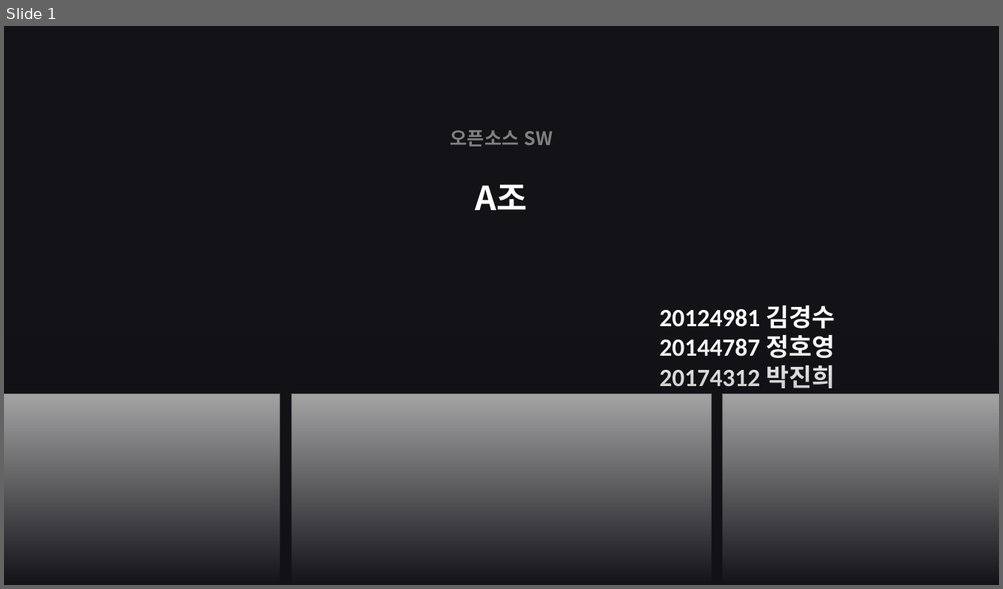
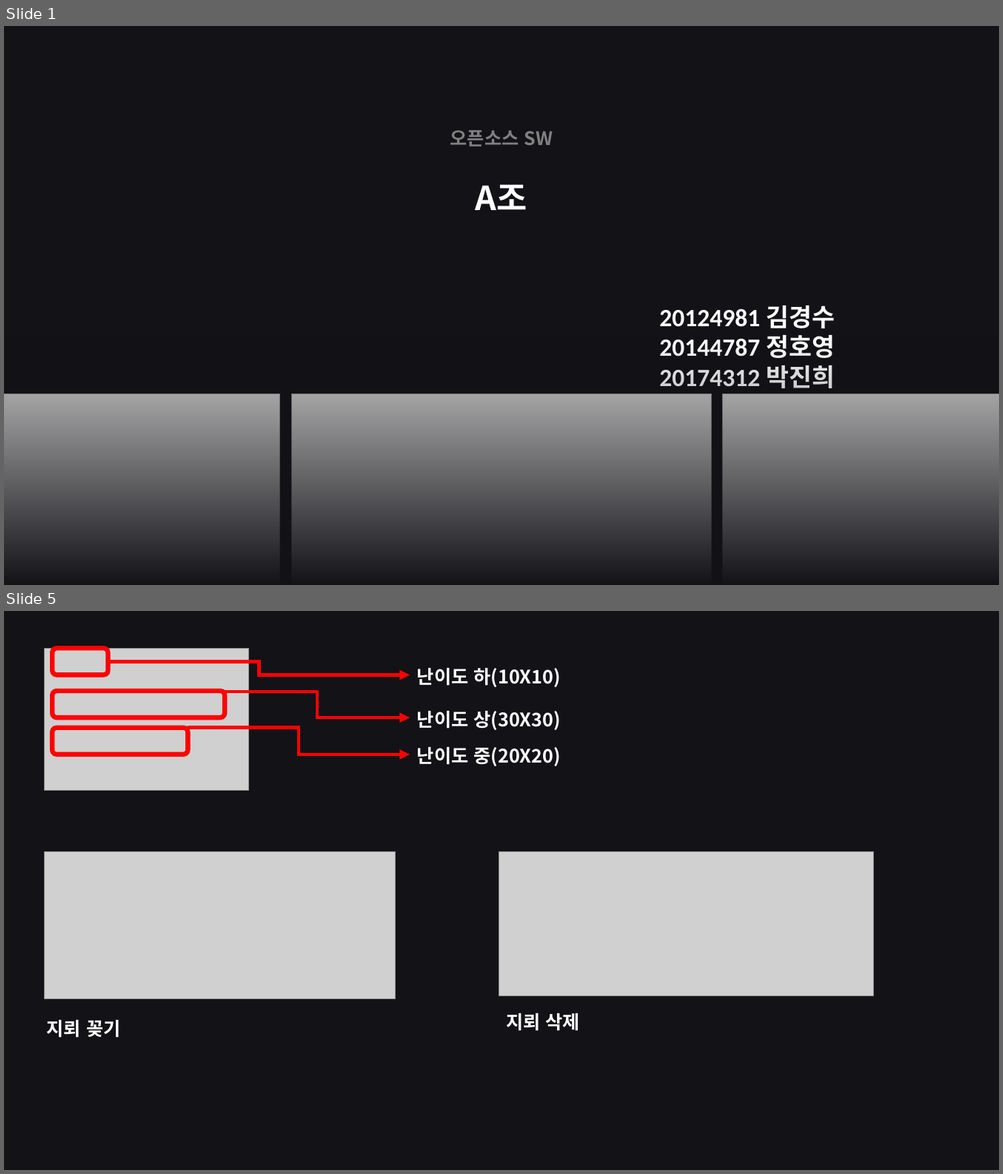
Before and after one commit to JungHoYoung/OSS_A, a slide deck: OSS_A조 - MineSweeper.pptx. Shown one above the other, each under a label of ours: slide 1 before the commit, slides 1 and 5 after it; the slides between them are not shown. The pictures are 1003x589 and 1003x1174 pixels, drawn with LibreOffice and Linux fonts; fonts in the diff are those of the drawing; grey boxes stand for pictures. Boxes give left, top, right and bottom in pixels: in the first picture for what was removed or moved away, otherwise in the second. Text is boxed around its words. In the diff, an @@ line names an element or a change of style, - is before the commit and + after.

```diff
--- a/OSS_A조 - MineSweeper.pptx
+++ b/OSS_A조 - MineSweeper.pptx
@@ slide 5 added at (x1=4, y1=611, x2=999, y2=1170), background #FFFFFF; not listed: 1 template element that a slide beside it also shows @@
@@ picture added at (x1=44, y1=648, x2=249, y2=791) @@
@@ rounded rectangle added at (x1=53, y1=648, x2=108, y2=675), outline #FF0000 4.5 pt @@
@@ elbow arrow added from (108, 662) to (410, 675), #FF0000 3.25 pt @@
@@ text added at (x1=417, y1=668, x2=560, y2=687), 18 pt, text #FFFFFF, bold @@
+난이도 하(10X10)
@@ rounded rectangle added at (x1=53, y1=691, x2=225, y2=718), outline #FF0000 4.5 pt @@
@@ elbow arrow added from (225, 692) to (410, 718), #FF0000 3.25 pt @@
@@ text added at (x1=417, y1=711, x2=560, y2=730), 18 pt, text #FFFFFF, bold @@
+난이도 상(30X30)
@@ rounded rectangle added at (x1=53, y1=727, x2=188, y2=755), outline #FF0000 4.5 pt @@
@@ elbow arrow added from (188, 727) to (410, 755), #FF0000 3.25 pt @@
@@ text added at (x1=417, y1=747, x2=560, y2=766), 18 pt, text #FFFFFF, bold @@
+난이도 중(20X20)
@@ picture added at (x1=44, y1=852, x2=395, y2=999) @@
@@ picture added at (x1=498, y1=852, x2=874, y2=997) @@
@@ text added at (x1=47, y1=1020, x2=120, y2=1038), 18 pt, text #FFFFFF, bold @@
+지뢰 꽂기
@@ text added at (x1=506, y1=1014, x2=580, y2=1031), 18 pt, text #FFFFFF, bold @@
+지뢰 삭제
```
Also in this commit, not shown: 8 other slides added, 1 slide removed.
